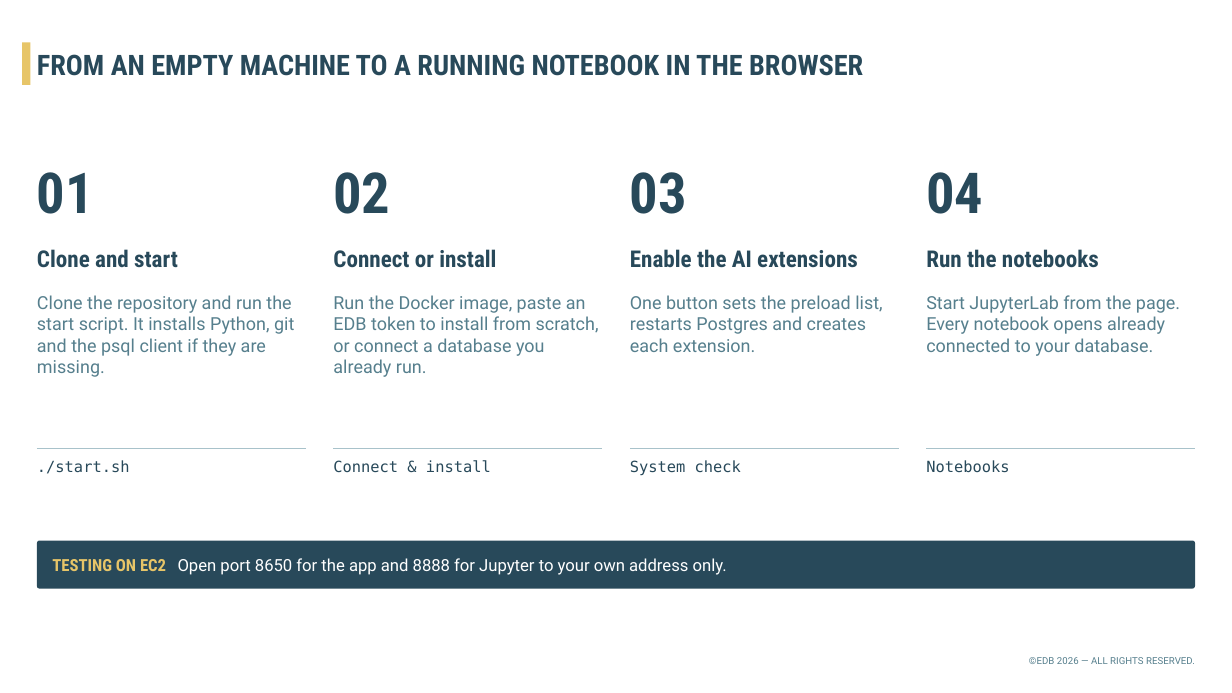
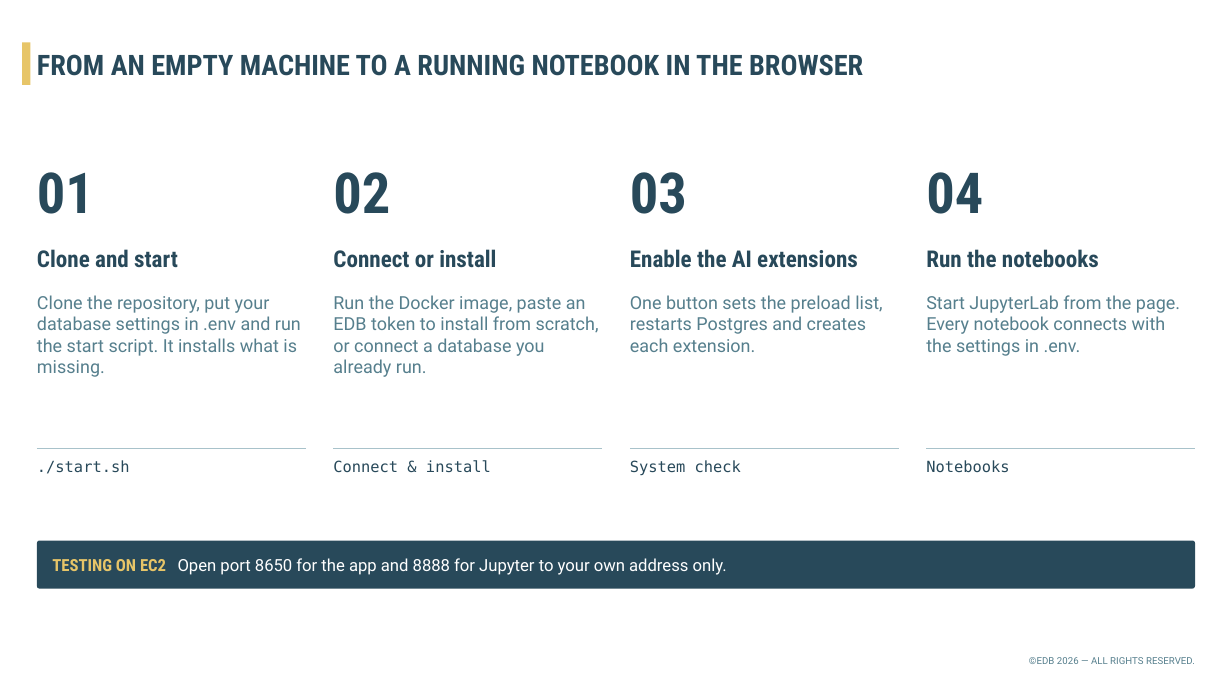
Before and after one commit to francksidi-edb/aidb-in-the-box, a slide deck: slide 4 of docs/AI-in-the-Box.pptx. Drawn at 1232x693 pixels with LibreOffice and Linux fonts; fonts in the diff are those of the drawing; background and template pictures are left out. Boxes give left, top, right and bottom in pixels: in the first picture for what was removed or moved away, otherwise in the second. Text is boxed around its words. In the diff, an @@ line names an element or a change of style, - is before the commit and + after.

Commit message:
Update README and deck for .env

```diff
--- a/docs/AI-in-the-Box.pptx
+++ b/docs/AI-in-the-Box.pptx
@@ text at bbox=[37, 295, 301, 377]: text changed @@
-Clone the repository and run the start script. It installs Python, git and the psql client if they are missing.
+Clone the repository, put your database settings in .env and run the start script. It installs what is missing.
@@ text at bbox=[926, 295, 1180, 356]: text changed @@
-Start JupyterLab from the page. Every notebook opens already connected to your database.
+Start JupyterLab from the page. Every notebook connects with the settings in .env.
```
Also in this commit, not shown: 1 other file.
